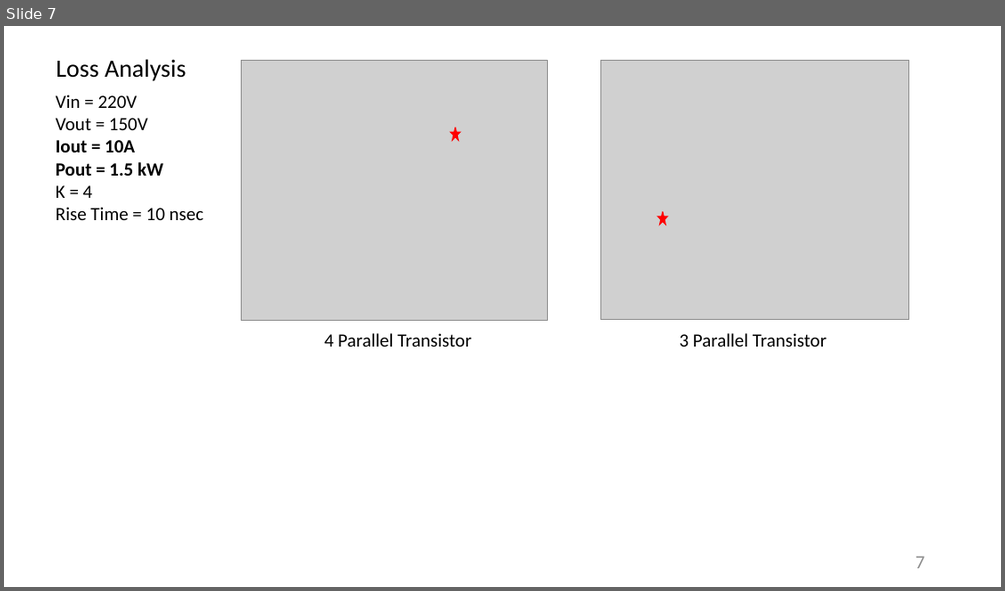
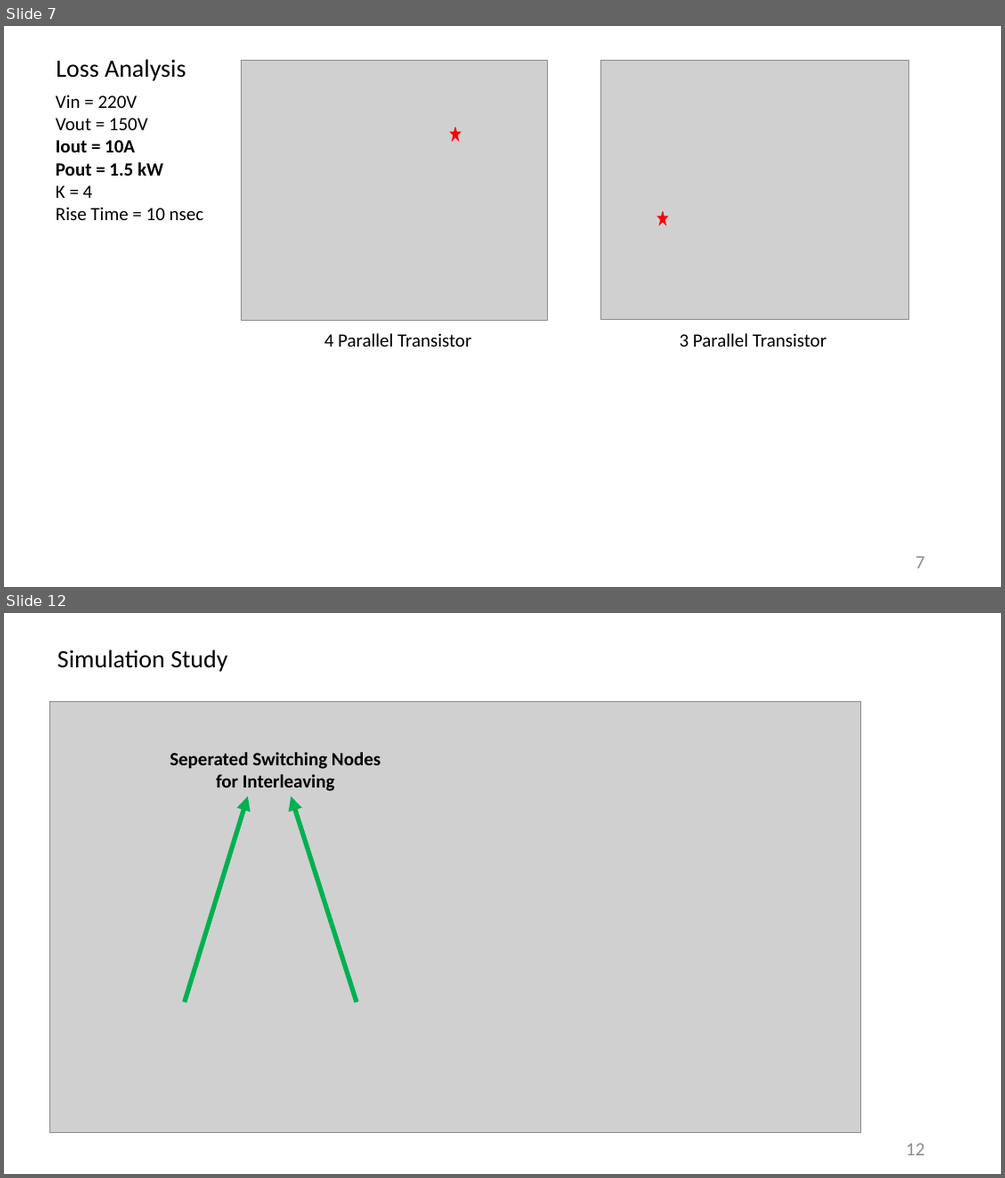
Before and after one commit to furkankarakaya/GaN-Studies, a slide deck: Weekly Reports/2019.09.04 - 2019.09.11 Report.pptx. Shown one above the other, each under a label of ours: slide 7 before the commit, slides 7 and 12 after it; the slides between them are not shown. The pictures are 1005x591 and 1005x1178 pixels, drawn with LibreOffice and Linux fonts; fonts in the diff are those of the drawing; grey boxes stand for pictures. Boxes give left, top, right and bottom in pixels: in the first picture for what was removed or moved away, otherwise in the second. Text is boxed around its words. In the diff, an @@ line names an element or a change of style, - is before the commit and + after.

Commit message:
Design procedure is going on for zvrt switching buck converter.

```diff
--- a/Weekly Reports/2019.09.04 - 2019.09.11 Report.pptx
+++ b/Weekly Reports/2019.09.04 - 2019.09.11 Report.pptx
@@ slide 12 added at [4, 613, 1001, 1174], background #FFFFFF @@
@@ text added at [57, 649, 227, 672], 24 pt, text #000000 @@
+Simulation Study
@@ picture added at [50, 701, 861, 1133] @@
@@ text added at [170, 752, 380, 791], 18 pt, text #000000, bold @@
+Seperated Switching Nodes for Interleaving
@@ arrow added from (184, 1002) to (248, 796), #00B050 4.5 pt @@
@@ arrow added from (356, 1002) to (291, 796), #00B050 4.5 pt @@
@@ page number added at [906, 1143, 924, 1155], 18 pt, text #8C8C8C @@
+12
```
Also in this commit, not shown: 6 other slides added, 5 other files.
